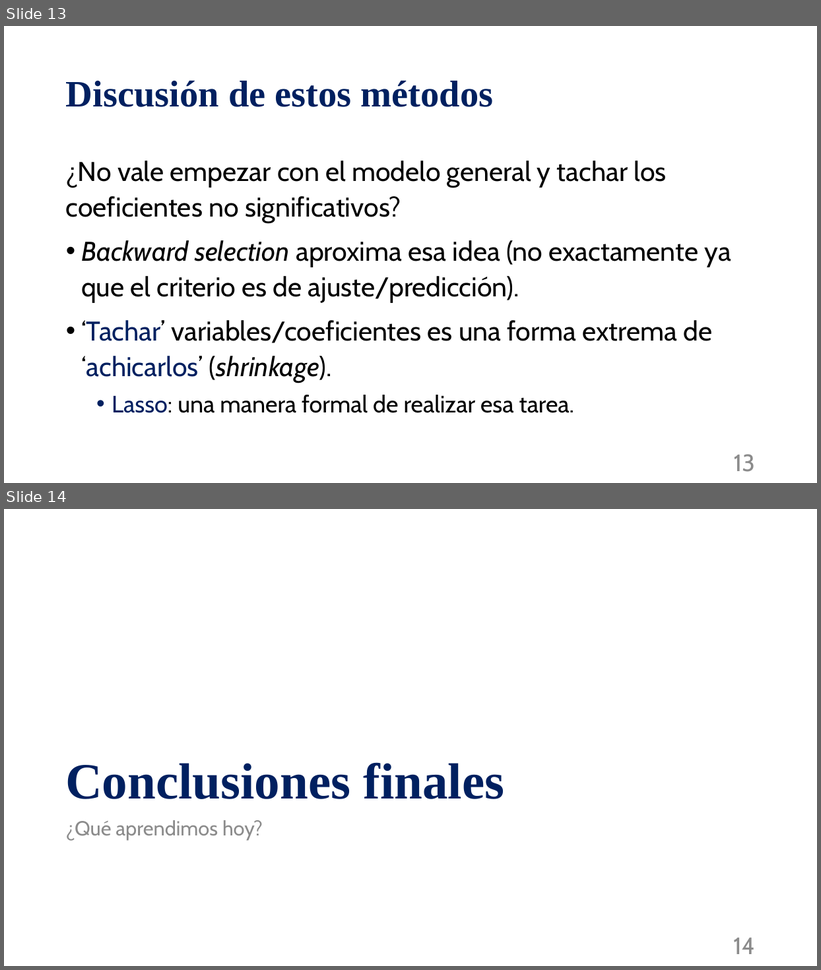
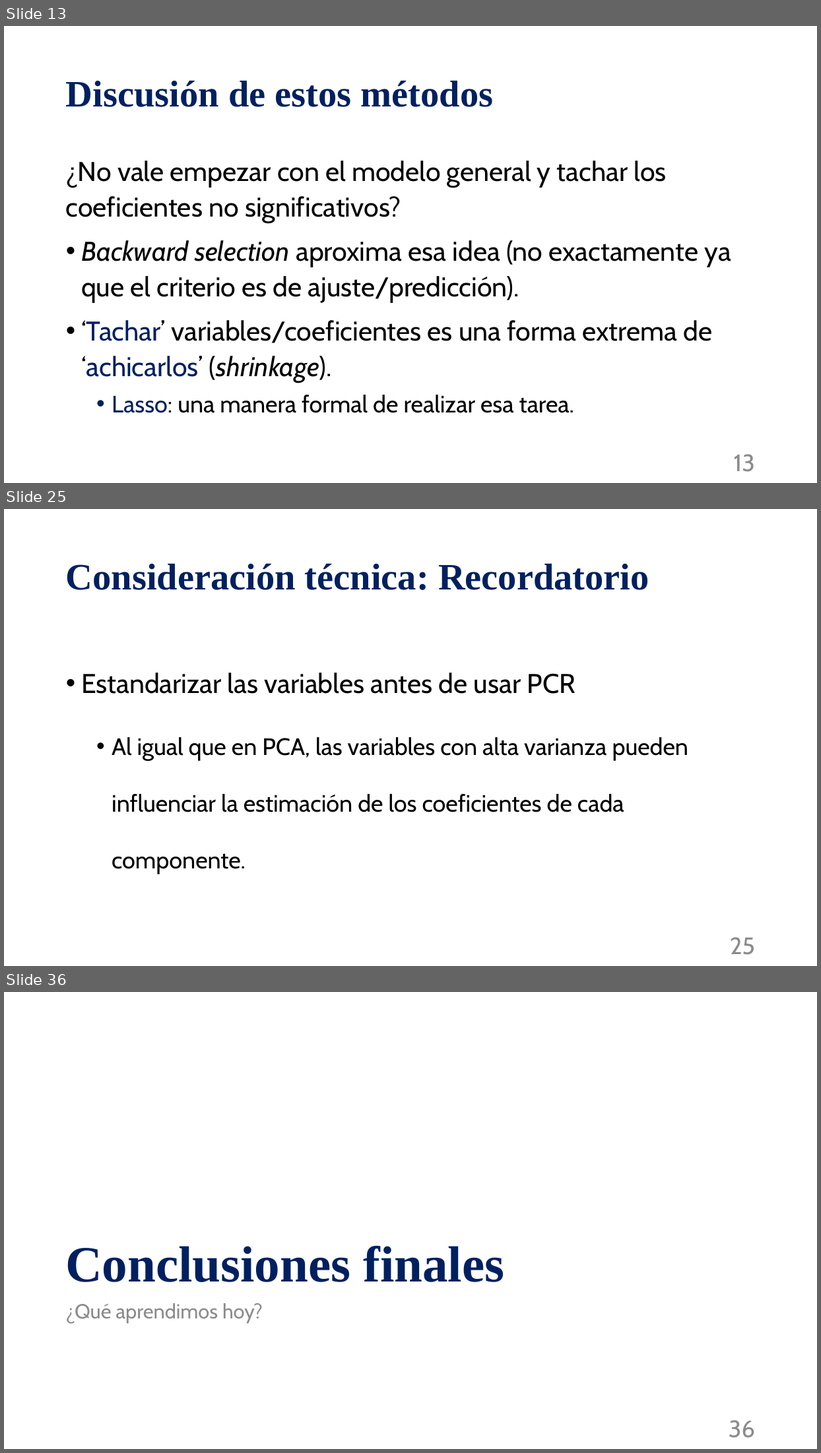
Before and after one commit to mnromero/BigData_UBA, a slide deck: Clase 09. Metodos de Regularizacion_Ridge_LASSO/C09_P2_seleccion_modelos_lineales.pptx. Shown one above the other, each under a label of ours: slides 13 and 14 before the commit, slides 13, 25 and 36 after it; the slides between them are not shown. The pictures are 821x970 and 821x1453 pixels, drawn with LibreOffice and Linux fonts; fonts in the diff are those of the drawing. Boxes give left, top, right and bottom in pixels: in the first picture for what was removed or moved away, otherwise in the second. Text is boxed around its words. In the diff, an @@ line names an element or a change of style, - is before the commit and + after.

```diff
--- a/Clase 09. Metodos de Regularizacion_Ridge_LASSO/C09_P2_seleccion_modelos_lineales.pptx
+++ b/Clase 09. Metodos de Regularizacion_Ridge_LASSO/C09_P2_seleccion_modelos_lineales.pptx
@@ slide 25 added at <box>4,509,817,966</box>, background #FFFFFF @@
@@ title added at <box>66,563,649,590</box>, 44 pt, text #002060, bold @@
+Consideración técnica: Recordatorio
@@ text added at <box>81,673,689,875</box>, 28 pt, text #000000 @@
+• Estandarizar las variables antes de usar PCR
+  • Al igual que en PCA, las variables con alta varianza pueden influenciar la estimación de los coeficientes de cada componente.
@@ page number added at <box>730,937,755,955</box>, 28 pt, text #8C8C8C @@
+25
@@ what was slide 14 is now slide 36 @@
@@ page number at <box>729,1420,755,1438</box>: text changed @@
-14
+36
```
Also in this commit, not shown: 2 slides changed, 22 other slides added, 2 other files.
